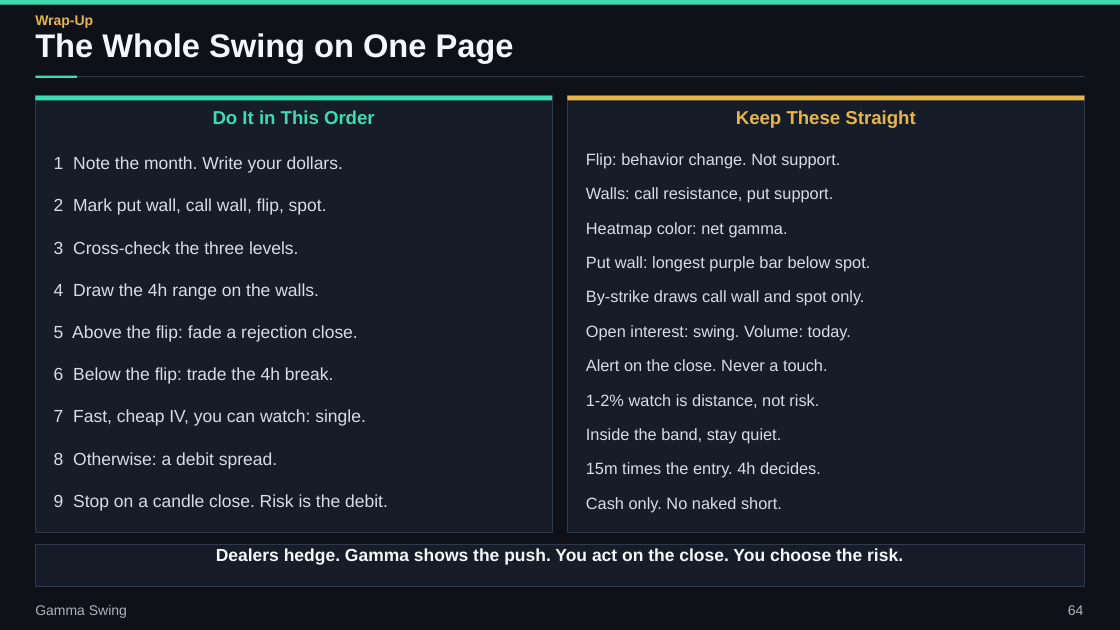
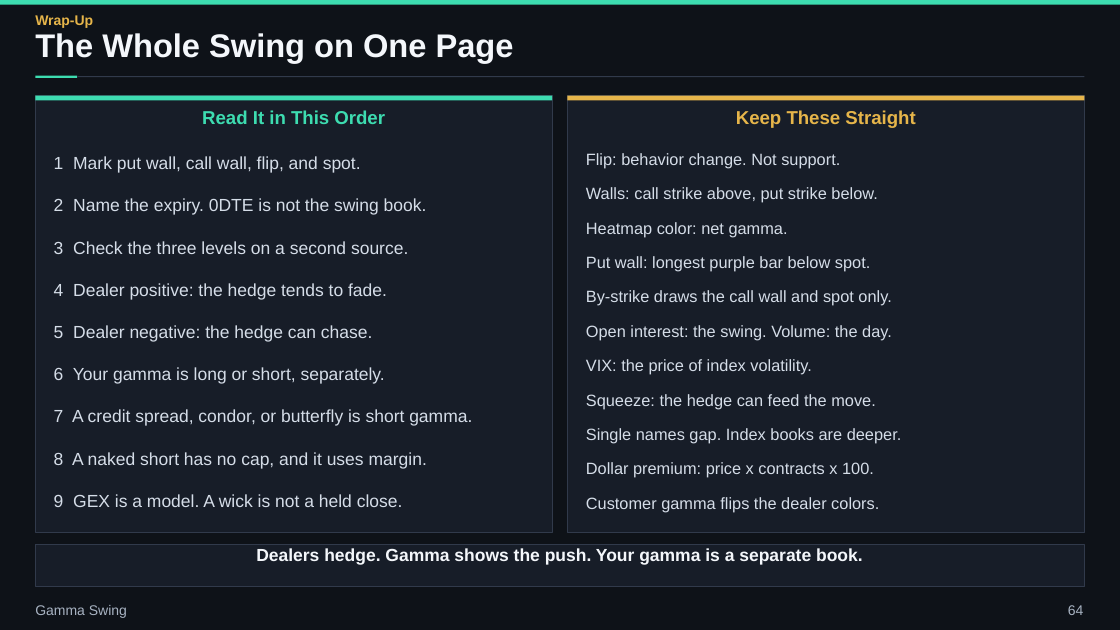
Before and after one commit to ArazMedia/Planner-Brain, a slide deck: slide 64 of decks/gamma-swing/gamma_swing.pptx. Drawn at 1120x630 pixels with LibreOffice and Linux fonts; fonts in the diff are those of the drawing. Boxes give left, top, right and bottom in pixels: in the first picture for what was removed or moved away, otherwise in the second. Text is boxed around its words. In the diff, an @@ line names an element or a change of style, - is before the commit and + after.

```diff
--- a/decks/gamma-swing/gamma_swing.pptx
+++ b/decks/gamma-swing/gamma_swing.pptx
@@ text at (202,110,385,124): text changed @@
-Do It in This Order
+Read It in This Order
@@ text at (54,156,361,173): text changed @@
-1 Note the month. Write your dollars.
+1 Mark put wall, call wall, flip, and spot.
@@ text at (54,198,427,215): text changed @@
-2 Mark put wall, call wall, flip, spot.
+2 Name the expiry. 0DTE is not the swing book.
@@ text at (586,187,877,203): text changed @@
-Walls: call resistance, put support.
+Walls: call strike above, put strike below.
@@ text at (54,241,408,254): text changed @@
-3 Cross-check the three levels.
+3 Check the three levels on a second source.
@@ text at (54,283,387,300): text changed @@
-4 Draw the 4h range on the walls.
+4 Dealer positive: the hedge tends to fade.
@@ text at (586,290,891,306): text changed @@
-By-strike draws call wall and spot only.
+By-strike draws the call wall and spot only.
@@ text at (54,325,372,342): text changed @@
-5 Above the flip: fade a rejection close.
+5 Dealer negative: the hedge can chase.
@@ text at (586,325,892,341): text changed @@
-Open interest: swing. Volume: today.
+Open interest: the swing. Volume: the day.
@@ text at (586,359,811,375): text changed @@
-Alert on the close. Never a touch.
+VIX: the price of index volatility.
@@ text at (54,367,385,384): text changed @@
-6 Below the flip: trade the 4h break.
+6 Your gamma is long or short, separately.
@@ text at (54,409,472,426): text changed @@
-7 Fast, cheap IV, you can watch: single.
+7 A credit spread, condor, or butterfly is short gamma.
@@ text at (586,394,876,409): text changed @@
-1-2% watch is distance, not risk.
+Squeeze: the hedge can feed the move.
@@ text at (586,428,902,444): text changed @@
-Inside the band, stay quiet.
+Single names gap. Index books are deeper.
@@ text at (54,452,427,469): text changed @@
-8 Otherwise: a debit spread.
+8 A naked short has no cap, and it uses margin.
@@ text at (586,462,874,478): text changed @@
-15m times the entry. 4h decides.
+Dollar premium: price x contracts x 100.
@@ text at (54,494,403,507): text changed @@
-9 Stop on a candle close. Risk is the debit.
+9 GEX is a model. A wick is not a held close.
@@ text at (586,497,879,512): text changed @@
-Cash only. No naked short.
+Customer gamma flips the dealer colors.
@@ text at (256,548,863,565): text changed @@
-Dealers hedge. Gamma shows the push. You act on the close. You choose the risk.
+Dealers hedge. Gamma shows the push. Your gamma is a separate book.
```
Also in this commit, not shown: 33 other slides changed, 12 slides added, 12 slides removed, 47 other files.
